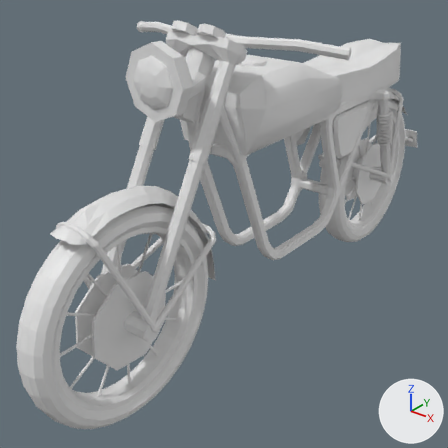
The Blender file motorcycle.blend as it was, and as the next commit left it.
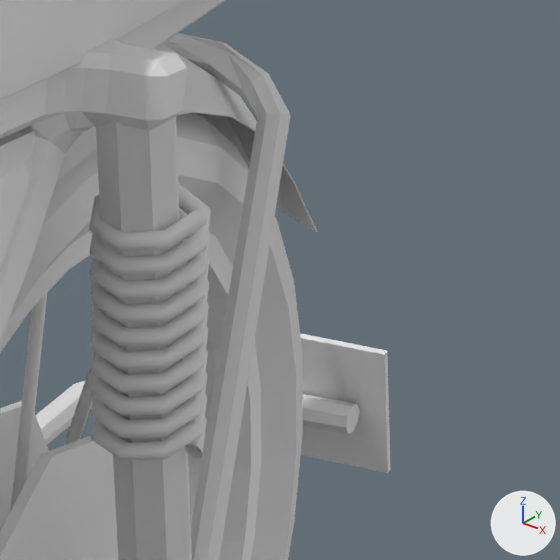
The first picture shows the older version from a 50 mm lens placed at (15.8, -24.0, 7.8), pointed at (-1.4, -2.5, -5.5). The close-ups show both versions on the part from 81% to 98% of the width and 19% to 36% of the height of that picture; other places that the commit changed are outside them. Every picture has the same lights, and +X, +Y and +Z are marked at lower right.

Before the edit, the objects in view are built like this:
```python
me_cube_003 = bpy.data.meshes.new('Cube.003')
me_cube_003.from_pydata(...)  # 16 vertices, 10 faces; spans x 2.7..5.4, y -2.2..1.0, z -22.6..2.0
me_plane_001 = bpy.data.meshes.new('Plane.001')
me_plane_001.from_pydata(...)  # 24 vertices, 11 faces, 2 loose edges; spans x -1.05..1.46, y -1.64..2.19, z 1.43..1.63
me_plane_003 = bpy.data.meshes.new('Plane.003')
me_plane_003.from_pydata(...)  # 24 vertices, 0 faces, 25 loose edges; spans x -5.8..3.8, y -7.4..9.8, z -0.2..2.1
ob_frame = bpy.data.objects.new('Frame', me_plane_003)
ob_frame.location = (0.013, 1.504, -2.936)
ob_frame.rotation_euler = (0.0, 1.571, 0.0)  # degrees (0, 90, 0)
ob_frame.scale = (1.01, 1.01, 1.01)
_m = ob_frame.modifiers.new('Skin', 'SKIN')
_m = ob_frame.modifiers.new('Bevel', 'BEVEL')
_m = ob_frame.modifiers.new('Mirror', 'MIRROR')
_m.use_axis = (False, False, True)
_m.merge_threshold = 0.022
ob_plane = bpy.data.objects.new('Plane', me_plane_001)
ob_plane.location = (-0.043, 4.27, -1.819)
ob_plane.rotation_euler = (0.0, 1.571, 0.0)  # degrees (0, 90, 0)
_m = ob_plane.modifiers.new('Mirror', 'MIRROR')
_m.use_axis = (False, False, True)
_m = ob_plane.modifiers.new('Solidify', 'SOLIDIFY')
ob_rear_suspension_spring = bpy.data.objects.new('rear-suspension-spring', me_cube_003)
ob_rear_suspension_spring.location = (0.024, 7.704, -0.758)
ob_rear_suspension_spring.rotation_euler = (0.369, 0.0, 0.0)  # degrees (21, 0, 0)
ob_rear_suspension_spring.scale = (0.395, 0.377, 0.259)
_m = ob_rear_suspension_spring.modifiers.new('Mirror', 'MIRROR')
# also in view: 'Saddle' at (-0.1, 7.0, 0.6); 'Spring' at (1.7, 8.1, -2.6); 'front-fender.001' at (0.0, 9.5, -3.6); 'rear-wheel' at (0.0, 9.7, -6.0); 'Spokes.001' at (0.0, 9.8, -6.1)
```
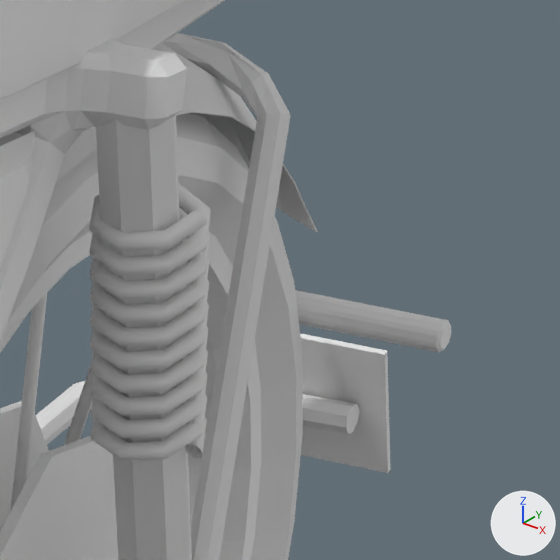
Pixel boxes [x1, y1, x2, y2] of what changed, in the close-ups (560 x 560 px):
'MiddleFrame', added
    after: [295, 290, 451, 352]

Edits to the bpy script that builds the scene:
```text
Add me_cylinder_011:
    me_cylinder_011.from_pydata(...)  # 48 vertices, 50 faces; spans x -0.07..0.07, y -0.07..0.07, z -1.21..1.21
Add ob_middleframe:
    ob_middleframe = bpy.data.objects.new('MiddleFrame', me_cylinder_011)
    ob_middleframe.location = (0.366, 13.778, -3.975)
    ob_middleframe.rotation_euler = (-0.0157, -1.571, 0.0)  # degrees (-0.9, -90, 0)
    ob_middleframe.scale = (1.89, 1.89, 1.3)
```
